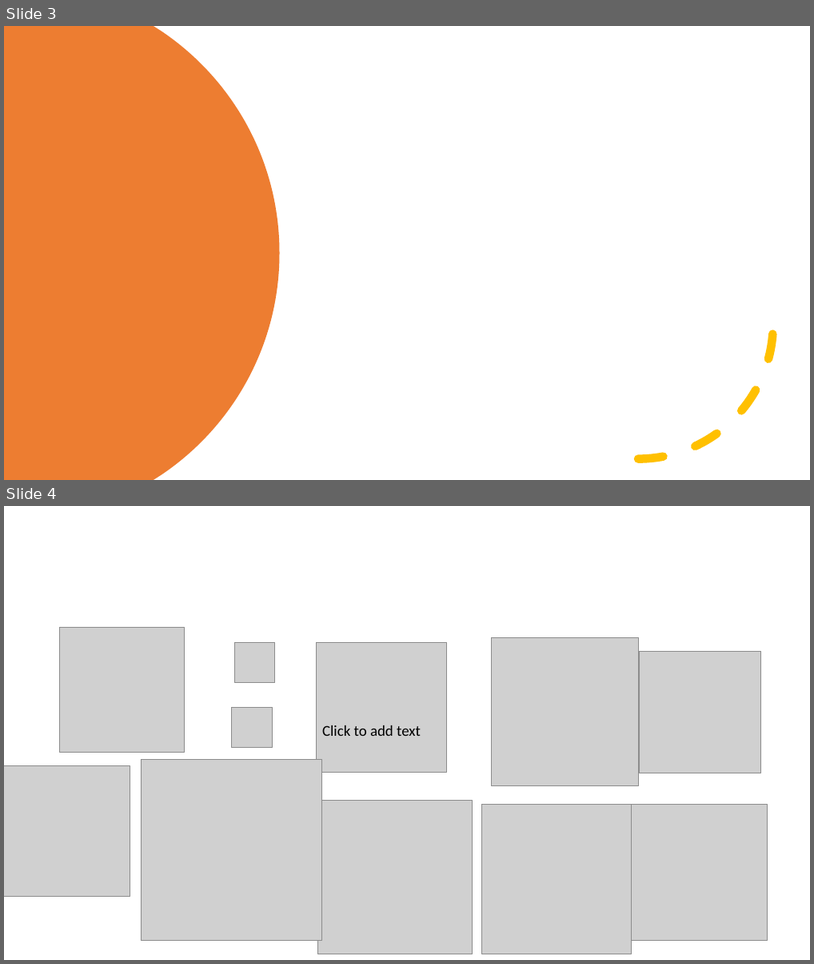
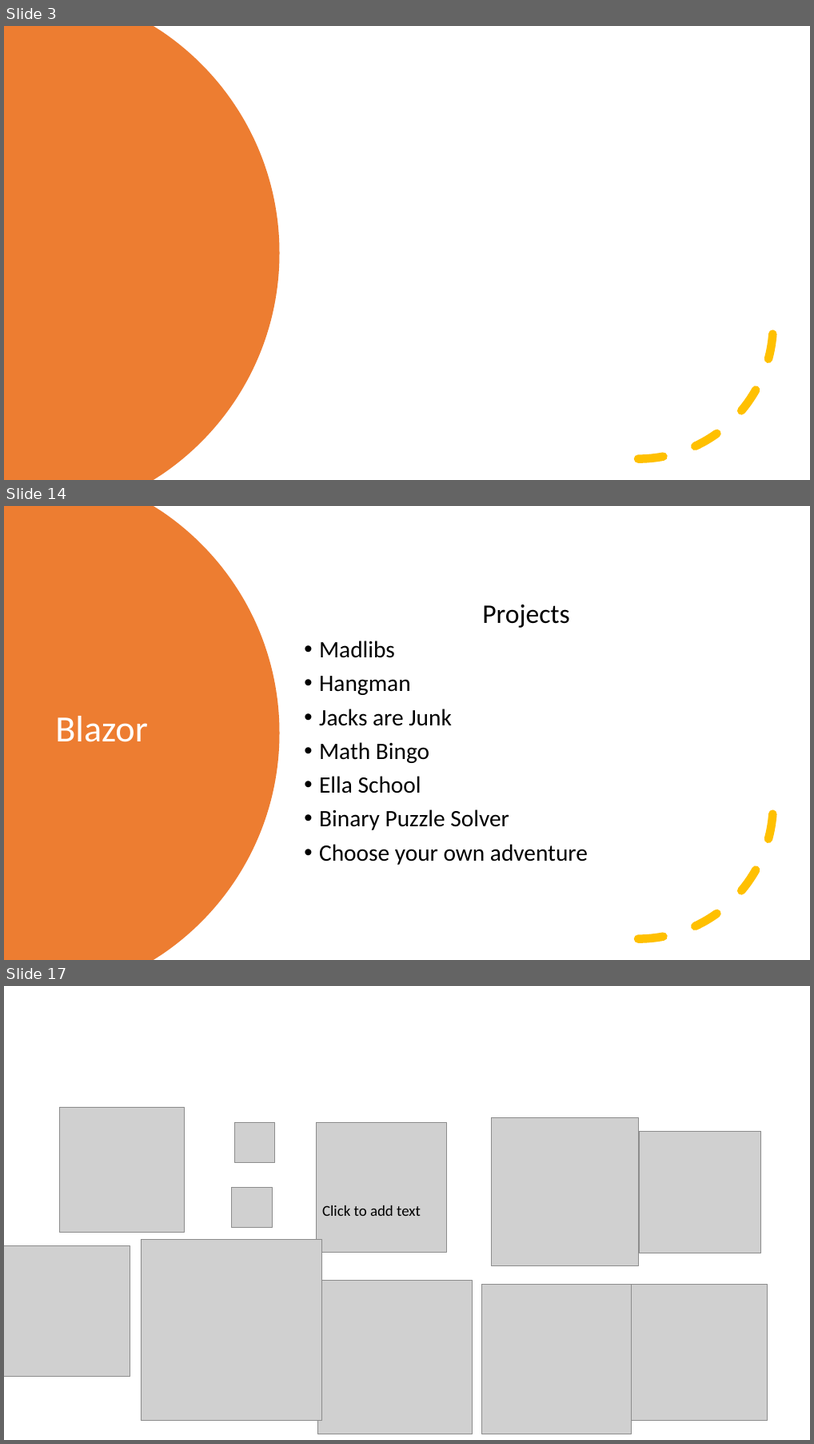
Before and after one commit to kevmoens/ThatConference2022, a slide deck: ThatConference2022.pptx. Shown one above the other, each under a label of ours: slides 3 and 4 before the commit, slides 3, 14 and 17 after it; the slides between them are not shown. The pictures are 814x964 and 814x1444 pixels, drawn with LibreOffice and Linux fonts; fonts in the diff are those of the drawing; grey boxes stand for pictures. Boxes give left, top, right and bottom in pixels: in the first picture for what was removed or moved away, otherwise in the second. Text is boxed around its words. In the diff, an @@ line names an element or a change of style, - is before the commit and + after.

```diff
--- a/ThatConference2022.pptx
+++ b/ThatConference2022.pptx
@@ slide 14 added at box(4, 506, 810, 960), background #FFFFFF @@
@@ freeform shape added at box(4, 506, 280, 960), fill #ED7D31 @@
@@ text added at box(319, 604, 588, 864), 28 pt, text #000000 @@
+Projects
+• Madlibs
+• Hangman
+• Jacks are Junk
+• Math Bingo
+• Ella School
+• Binary Puzzle Solver
+• Choose your own adventure
@@ arc (boxed as its full ellipse) added at box(504, 668, 774, 939), outline #FFC000 10 pt dashed @@
@@ title added at box(55, 716, 147, 742), 44 pt, text #FFFFFF @@
+Blazor
@@ what was slide 4 is now slide 17 @@
```
Also in this commit, not shown: 12 other slides added.
